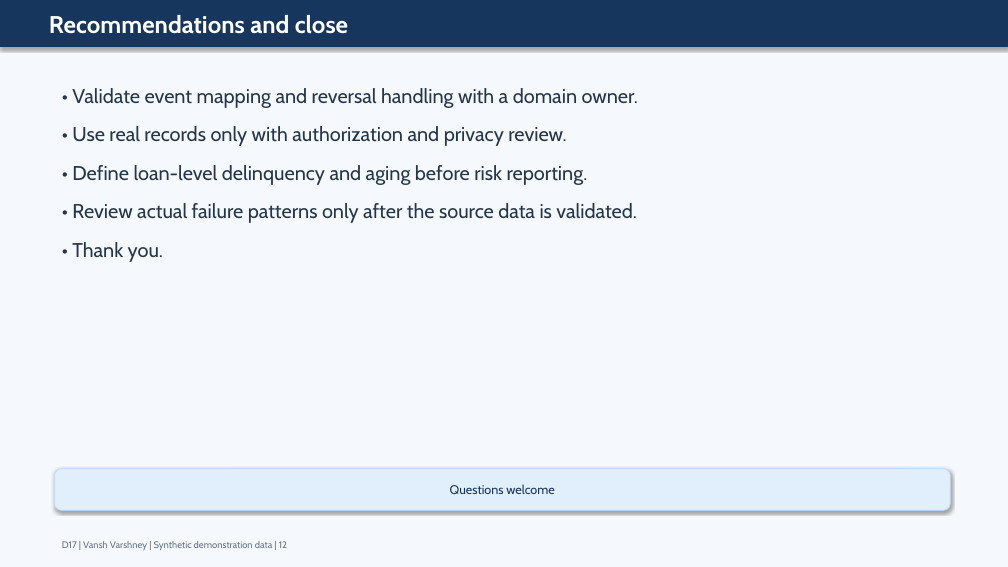
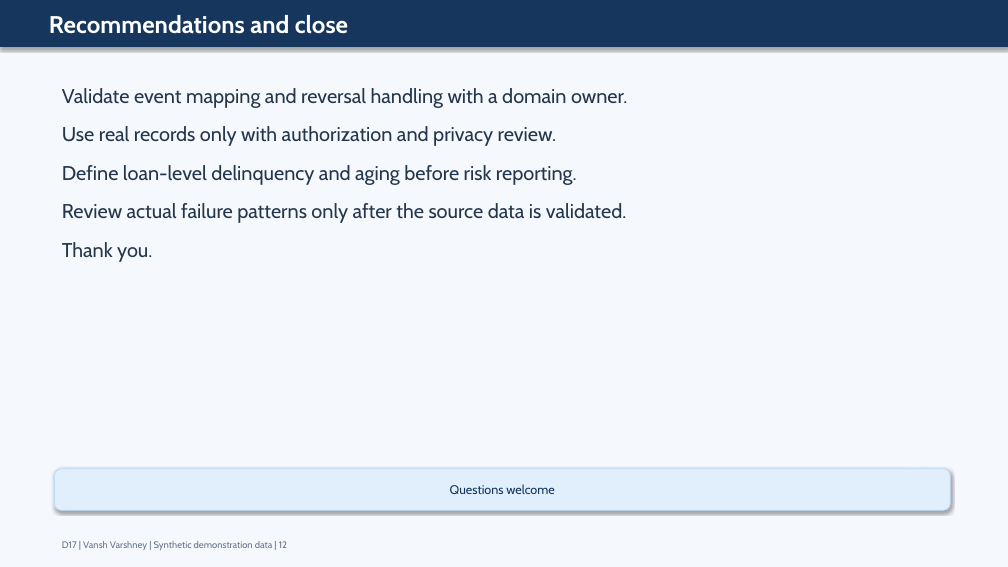
Before and after one commit to vanshvarshney59-alt/Loan-dtrendisbursement-Analysis, a slide deck: slide 12 of deliverables/18_ABES_Slide_Deck.pptx. Drawn at 1008x567 pixels with LibreOffice and Linux fonts; fonts in the diff are those of the drawing. Boxes give left, top, right and bottom in pixels: in the first picture for what was removed or moved away, otherwise in the second. Text is boxed around its words. In the diff, an @@ line names an element or a change of style, - is before the commit and + after.

Commit message:
Add submission PDFs and synthetic data package

```diff
--- a/deliverables/18_ABES_Slide_Deck.pptx
+++ b/deliverables/18_ABES_Slide_Deck.pptx
@@ text at box(62, 88, 627, 262): text changed @@
-• Validate event mapping and reversal handling with a domain owner.
-• Use real records only with authorization and privacy review.
-• Define loan-level delinquency and aging before risk reporting.
-• Review actual failure patterns only after the source data is validated.
-• Thank you.
+Validate event mapping and reversal handling with a domain owner.
+Use real records only with authorization and privacy review.
+Define loan-level delinquency and aging before risk reporting.
+Review actual failure patterns only after the source data is validated.
+Thank you.
```
Also in this commit, not shown: 11 other slides changed, 33 other files.
